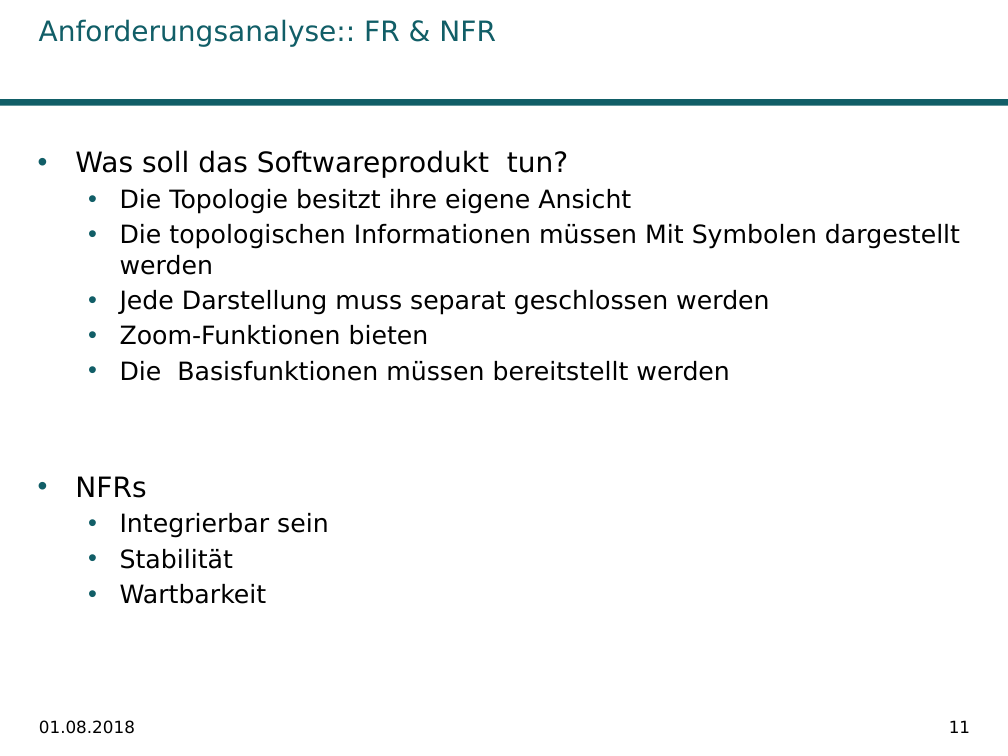
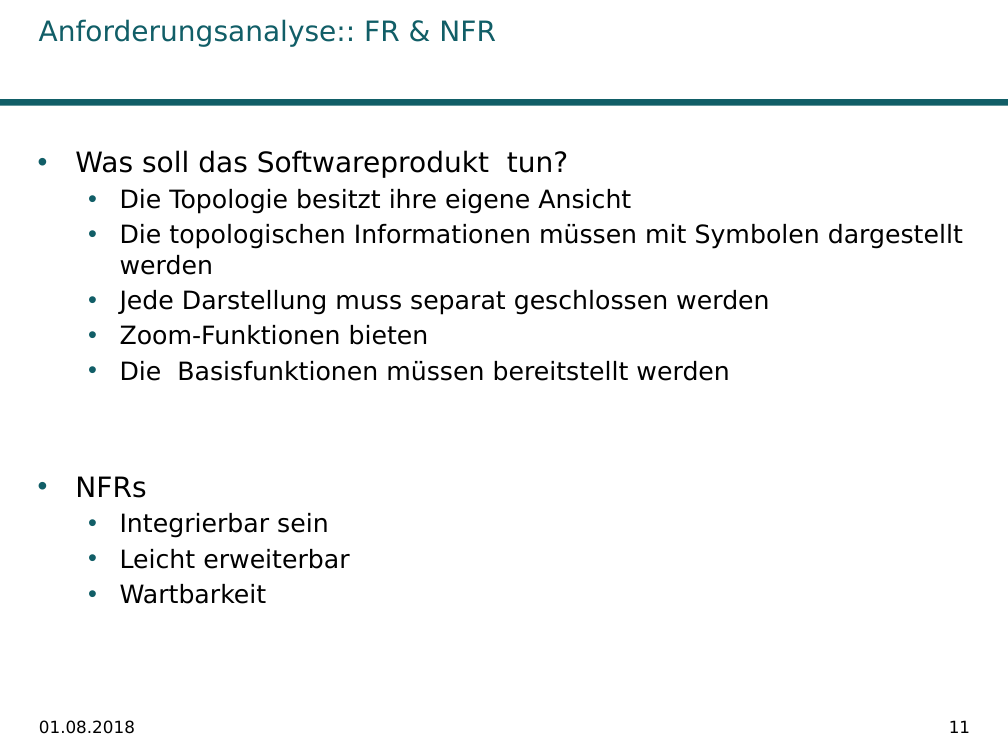
Before and after one commit to Ghislain1/zoe-fb-app, a slide deck: slide 11 of __Master-Abschlussarbeit.pptx. Drawn at 1008x756 pixels with LibreOffice and Linux fonts; fonts in the diff are those of the drawing; background and template pictures are left out. Boxes give left, top, right and bottom in pixels: in the first picture for what was removed or moved away, otherwise in the second. Text is boxed around its words. In the diff, an @@ line names an element or a change of style, - is before the commit and + after.

```diff
--- a/__Master-Abschlussarbeit.pptx
+++ b/__Master-Abschlussarbeit.pptx
@@ text at box(120, 224, 963, 275): text changed @@
-  • Die topologischen Informationen müssen Mit Symbolen dargestellt werden
+  • Die topologischen Informationen müssen mit Symbolen dargestellt werden
@@ text at box(120, 549, 349, 569): text changed @@
-  • Stabilität
+  • Leicht erweiterbar
```
Also in this commit, not shown: 1 slide added.
